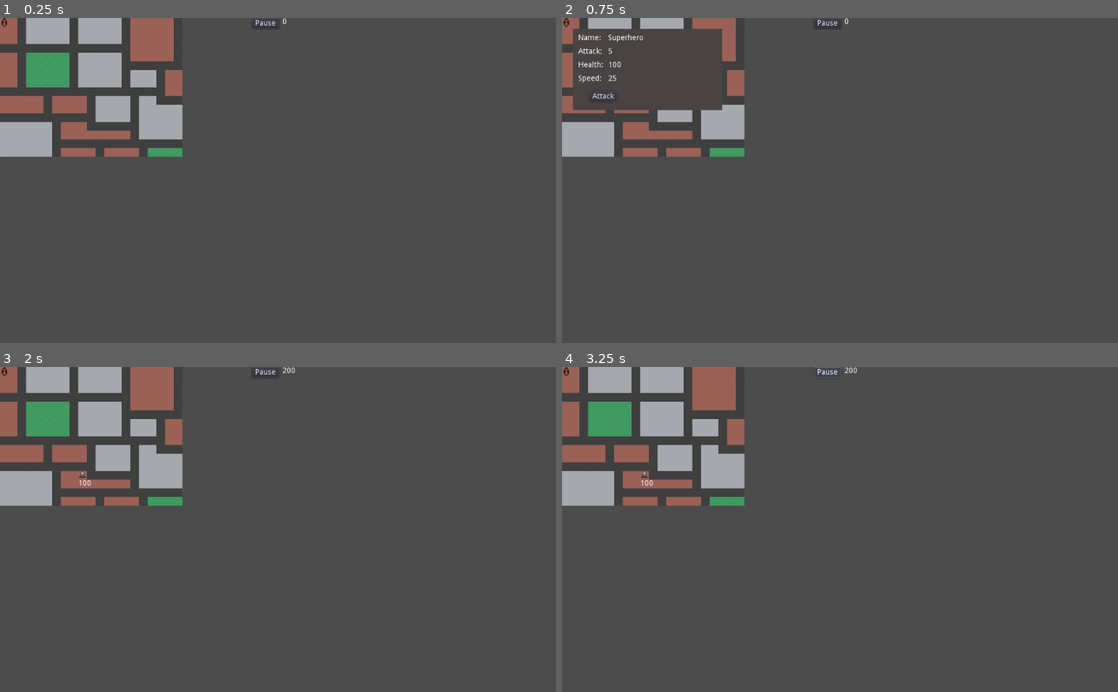
Above: before the commit, frames 1-4 (two rows, left to right).
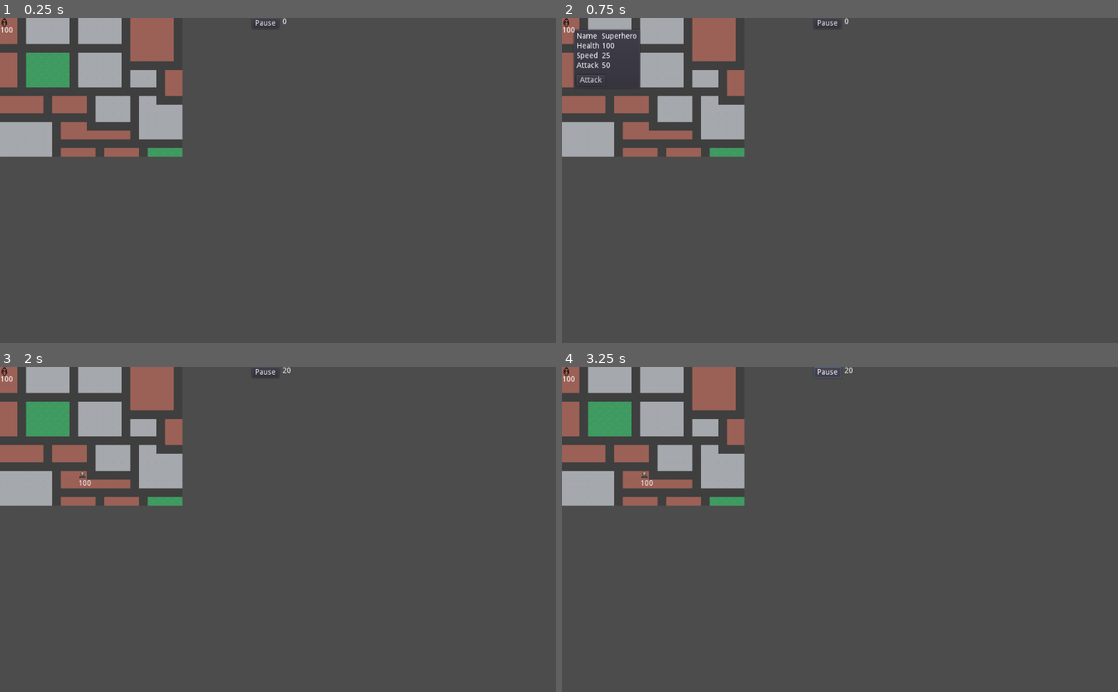
Above: after the commit, the same moments.

Repository: rachd/superhero-dispatcher
Game: Godot game, scene res://Main.tscn
Same seed, same stepped clock (60 frames per second), same inputs: the game is played once before the commit and once after it.
Inputs (mouse positions are in pixels of both pictures, inside the frame that each line leads up to):
- Up to frame 1 (0.25 s): no input
- Up to frame 2 (0.75 s): tap Enter at 0.5 s; move the mouse to (567, 21) at 0.52 s; click (567, 21) at 0.67 s
- Up to frame 3 (2 s): click "Attack" at 1.25 s
- Up to frame 4 (3.25 s): click "Pause" at 2 s; click "Play" at 2.75 s

The runs differ from the first frame. In frame 1, less than 0.1% of the frame differs, in the area x 0-3%, y 2-5%; in frame 2, 3.7%, in the area x 0-29%, y 2-29%; in frame 3, less than 0.1%; in frame 4, less than 0.1%.

Commit message:
add combat

Diff:
--- a/Hero.gd
+++ b/Hero.gd
@@ -1,13 +1,17 @@
 extends KinematicBody2D
 
+var speed = 25
+var attack = 50
+var health = 100
+
 var direction : Vector2 = Vector2.ZERO
-var speed = 25
 var target_position: Vector2
-
-var info_panel_scene = preload("res://HeroPanel.tscn")
-var info_panel
+var target_villain = null
+var attack_in_progress = false
+var current_health = health
 
 signal hero_selected(hero)
+signal hero_dead(hero, villain)
 
 func pause(isPaused):
 	if isPaused:
@@ -16,36 +20,62 @@
 		speed = 25
 
 func on_click():
-	info_panel = info_panel_scene.instance()
+	var info_panel = $HeroPanel
 	var panel_size = info_panel.get_size()
 	if position.x < panel_size.x:
-		info_panel.position.x = 20
+		info_panel.rect_position.x = 20
 	else:
-		info_panel.position.x = position.x - 50
+		info_panel.rect_position.x = position.x - 50
 	if position.y < panel_size.y:
-		info_panel.position.y = 20
+		info_panel.rect_position.y = 20
 	else:
-		info_panel.position.y = position.y - 160
+		info_panel.rect_position.y = position.y - 160
 	info_panel.set_speed(speed)
-	info_panel.set_health(100)
-	info_panel.set_attack(5)
+	info_panel.set_health(health)
+	info_panel.set_attack(attack)
 	info_panel.set_name("Superhero")
-	add_child(info_panel)
+	info_panel.visible = true
 
 func close_info_panel():
-	remove_child(info_panel)
+	$HeroPanel.visible = false
 
 func on_attack_button_pressed():
-	print("clicked")
 	close_info_panel()
 	emit_signal("hero_selected", self)
 
 func _ready():
 	target_position = position
+	$Label.text = str(current_health)
 	self.connect("hero_selected", get_node("/root/Main"), "_on_Hero_clicked")
+	self.connect("hero_dead", get_node("/root/Main"), "_on_Hero_dead")
+
+func start_attack():
+	attack_in_progress = true
+	target_villain.start_attack(self)
+	$AttackTimer.start()
+
+func stop_attack():
+	attack_in_progress = false
+	$AttackTimer.stop()
+	target_villain = null
+
+func _on_AttackTimer_timeout():
+	target_villain.take_damage(attack)
+
+func take_damage(damage):
+	current_health -= damage
+	$Label.text = str(current_health)
+	if (current_health <= 0):
+		die()
+
+func die():
+	$AttackTimer.stop()
+	emit_signal("hero_dead", self, target_villain)
 
 func move_to_Villain(villain):
+	$AttackTimer.stop()
 	var relative_position = villain.position - position
+	target_villain = villain
 	if relative_position.length() <= 4:
 		direction = Vector2.ZERO
 		target_position = position
@@ -53,8 +83,17 @@
 		direction = relative_position.normalized()
 		target_position = villain.position
 
+func check_if_attack():
+	if !attack_in_progress:
+		var overlaps = $Area2D.get_overlapping_areas()
+		for overlap in overlaps:
+			if overlap.get_parent() == target_villain:
+				start_attack()
+
 func _physics_process(delta):
 	var relative_position = target_position - position
 	if relative_position.length() > 4:
 		var movement = direction * speed * delta
 		move_and_collide(movement)
+	else:
+		check_if_attack()
--- a/Hero.tscn
+++ b/Hero.tscn
@@ -1,8 +1,9 @@
-[gd_scene load_steps=5 format=2]
+[gd_scene load_steps=6 format=2]
 
 [ext_resource path="res://Hero.gd" type="Script" id=1]
 [ext_resource path="res://assets/superhero.png" type="Texture" id=2]
 [ext_resource path="res://ClickHandler.gd" type="Script" id=3]
+[ext_resource path="res://HeroPanel.tscn" type="PackedScene" id=4]
 
 [sub_resource type="RectangleShape2D" id=1]
 extents = Vector2( 8, 8 )
@@ -25,3 +26,13 @@
 [node name="CollisionShape2D2" type="CollisionShape2D" parent="Area2D"]
 position = Vector2( 8, 8 )
 shape = SubResource( 1 )
+
+[node name="HeroPanel" parent="." instance=ExtResource( 4 )]
+
+[node name="AttackTimer" type="Timer" parent="."]
+
+[node name="Label" type="Label" parent="."]
+margin_top = 16.0
+margin_right = 40.0
+margin_bottom = 30.0
+[connection signal="timeout" from="AttackTimer" to="." method="_on_AttackTimer_timeout"]
--- a/HeroPanel.tscn
+++ b/HeroPanel.tscn
@@ -2,70 +2,80 @@
 
 [ext_resource path="res://InfoPanel.gd" type="Script" id=1]
 
-[node name="Node2D" type="Node2D"]
+[node name="HeroPanel" type="PanelContainer"]
+margin_right = 20.0
+margin_bottom = 20.0
 script = ExtResource( 1 )
 
-[node name="ColorRect" type="ColorRect" parent="."]
-margin_right = 275.0
-margin_bottom = 150.0
-color = Color( 0.294118, 0.266667, 0.266667, 1 )
-
-[node name="NameLabel" type="Label" parent="."]
-margin_left = 10.0
-margin_top = 10.0
-margin_right = 60.0
-margin_bottom = 30.0
-text = "Name:"
-
-[node name="AttackLabel" type="Label" parent="."]
-margin_left = 10.0
-margin_top = 35.0
-margin_right = 60.0
-margin_bottom = 55.0
-text = "Attack:"
-
-[node name="HealthLabel" type="Label" parent="."]
-margin_left = 10.0
-margin_top = 60.0
-margin_right = 60.0
-margin_bottom = 80.0
-text = "Health:"
-
-[node name="SpeedLabel" type="Label" parent="."]
-margin_left = 10.0
-margin_top = 85.0
-margin_right = 60.0
-margin_bottom = 105.0
-text = "Speed:"
-
-[node name="NameValue" type="Label" parent="."]
-margin_left = 65.0
-margin_top = 10.0
-margin_right = 265.0
-margin_bottom = 30.0
-
-[node name="AttackValue" type="Label" parent="."]
-margin_left = 65.0
-margin_top = 35.0
-margin_right = 265.0
-margin_bottom = 55.0
-
-[node name="HealthValue" type="Label" parent="."]
-margin_left = 65.0
-margin_top = 60.0
-margin_right = 265.0
-margin_bottom = 80.0
-
-[node name="SpeedValue" type="Label" parent="."]
-margin_left = 65.0
-margin_top = 85.0
-margin_right = 265.0
+[node name="MarginContainer" type="MarginContainer" parent="."]
+margin_left = 7.0
+margin_top = 7.0
+margin_right = 59.0
 margin_bottom = 105.0
 
-[node name="AttackButton" type="Button" parent="."]
-margin_left = 30.0
-margin_top = 115.0
-margin_right = 82.0
-margin_bottom = 135.0
+[node name="VBoxContainer" type="VBoxContainer" parent="MarginContainer"]
+margin_right = 52.0
+margin_bottom = 98.0
+custom_constants/separation = 10
+
+[node name="GridContainer" type="GridContainer" parent="MarginContainer/VBoxContainer"]
+margin_right = 52.0
+margin_bottom = 68.0
+columns = 2
+
+[node name="NameLabel" type="Label" parent="MarginContainer/VBoxContainer/GridContainer"]
+margin_right = 42.0
+margin_bottom = 14.0
+text = "Name"
+
+[node name="NameValue" type="Label" parent="MarginContainer/VBoxContainer/GridContainer"]
+margin_left = 46.0
+margin_right = 46.0
+margin_bottom = 14.0
+
+[node name="HealthLabel" type="Label" parent="MarginContainer/VBoxContainer/GridContainer"]
+margin_top = 18.0
+margin_right = 42.0
+margin_bottom = 32.0
+text = "Health"
+
+[node name="HealthValue" type="Label" parent="MarginContainer/VBoxContainer/GridContainer"]
+margin_left = 46.0
+margin_top = 18.0
+margin_right = 46.0
+margin_bottom = 32.0
+
+[node name="SpeedLabel" type="Label" parent="MarginContainer/VBoxContainer/GridContainer"]
+margin_top = 36.0
+margin_right = 42.0
+margin_bottom = 50.0
+text = "Speed"
+
+[node name="SpeedValue" type="Label" parent="MarginContainer/VBoxContainer/GridContainer"]
+margin_left = 46.0
+margin_top = 36.0
+margin_right = 46.0
+margin_bottom = 50.0
+
+[node name="AttackLabel" type="Label" parent="MarginContainer/VBoxContainer/GridContainer"]
+margin_top = 54.0
+margin_right = 42.0
+margin_bottom = 68.0
 text = "Attack"
-[connection signal="pressed" from="AttackButton" to="." method="_on_AttackButton_pressed"]
+
+[node name="AttackValue" type="Label" parent="MarginContainer/VBoxContainer/GridContainer"]
+margin_left = 46.0
+margin_top = 54.0
+margin_right = 46.0
+margin_bottom = 68.0
+
+[node name="HBoxContainer" type="HBoxContainer" parent="MarginContainer/VBoxContainer"]
+margin_top = 78.0
+margin_right = 52.0
+margin_bottom = 98.0
+
+[node name="AttackButton" type="Button" parent="MarginContainer/VBoxContainer/HBoxContainer"]
+margin_right = 52.0
+margin_bottom = 20.0
+text = "Attack"
+[connection signal="pressed" from="MarginContainer/VBoxContainer/HBoxContainer/AttackButton" to="." method="_on_AttackButton_pressed"]
--- a/InfoPanel.gd
+++ b/InfoPanel.gd
@@ -1,26 +1,28 @@
-extends Node2D
+extends PanelContainer
 
 func set_name(name):
-	$NameValue.text = name
+	$MarginContainer/VBoxContainer/GridContainer/NameValue.text = name
 
 func set_attack(attack):
-	$AttackValue.text = str(attack)
+	$MarginContainer/VBoxContainer/GridContainer/AttackValue.text = str(attack)
 
 func set_health(health):
-	$HealthValue.text = str(health)
+	$MarginContainer/VBoxContainer/GridContainer/HealthValue.text = str(health)
 
 func set_speed(speed):
-	$SpeedValue.text = str(speed)
+	$MarginContainer/VBoxContainer/GridContainer/SpeedValue.text = str(speed)
 
 func get_size():
-	return $ColorRect.get_rect().size
+	return rect_size
 
 func _input(event):
 	if event is InputEventMouseButton and event.button_index == BUTTON_LEFT and event.pressed:
 		var click_position = event.position
-		var panel_size = $ColorRect.get_rect().size
-		if not (click_position.x >= position.x and click_position.x <= (position.x + panel_size.x) and click_position.y >= position.y and click_position.y <= (position.y + panel_size.y)):
+		if not (click_position.x >= rect_position.x and click_position.x <= (rect_position.x + rect_size.x) and click_position.y >= rect_position.y and click_position.y <= (rect_position.y + rect_size.y)):
 			get_parent().close_info_panel()
 
 func _on_AttackButton_pressed():
 	get_parent().on_attack_button_pressed()
+
+func _ready():
+	hide()
--- a/Main.gd
+++ b/Main.gd
@@ -23,3 +23,11 @@
 	if selected_hero:
 		selected_hero.move_to_Villain(villain)
 		selected_hero = null
+
+func _on_Villain_dead(villain, hero):
+	hero.stop_attack()
+	villain.queue_free()
+
+func _on_Hero_dead(hero, villain):
+	villain.stop_attack()
+	hero.queue_free()
--- a/Villain.gd
+++ b/Villain.gd
@@ -1,23 +1,34 @@
 extends Node2D
 
-export var damage = 100
+export var damage = 10
 export var max_health = 100
 
 var current_health = max_health
+var engaged_hero = null
 
 signal do_damage(damage)
 signal villain_selected(villain)
+signal villain_dead(villain)
 
 func do_damage():
-	var position = self.position
-	var tilemap = get_node("/root/Main/TownTileMap")
-	var cell_coord = tilemap.world_to_map(position)
-	var cell_type_id = tilemap.get_cellv(cell_coord)
-	emit_signal("do_damage", damage, cell_type_id)
+	if (engaged_hero):
+		engaged_hero.take_damage(damage)
+	else:
+		var position = self.position
+		var tilemap = get_node("/root/Main/TownTileMap")
+		var cell_coord = tilemap.world_to_map(position)
+		var cell_type_id = tilemap.get_cellv(cell_coord)
+		emit_signal("do_damage", damage, cell_type_id)
 
 func take_damage(damage):
 	current_health -= damage
-	$Label.text = current_health
+	$Label.text = str(current_health)
+	if (current_health <= 0):
+		die()
+
+func die():
+	emit_signal("villain_dead", self, engaged_hero)
+	$DamageTimer.stop()
 
 func _on_DamageTimer_timeout():
 	do_damage()
@@ -28,7 +39,14 @@
 func on_click():
 	emit_signal("villain_selected", self)
 
+func start_attack(hero):
+	engaged_hero = hero
+
+func stop_attack():
+	engaged_hero = null
+
 func spawn():
 	self.connect("do_damage", get_node("/root/Main"), "_on_Villain_do_damage")
 	self.connect("villain_selected", get_node("/root/Main"), "_on_Villain_clicked")
+	self.connect("villain_dead", get_node("/root/Main"), "_on_Villain_dead")
 	$DamageTimer.start()
--- a/Villain.tscn
+++ b/Villain.tscn
@@ -17,10 +17,6 @@
 
 [node name="DamageTimer" type="Timer" parent="."]
 
-[node name="CollisionShape2D" type="CollisionShape2D" parent="."]
-position = Vector2( 8, 8 )
-shape = SubResource( 1 )
-
 [node name="Label" type="Label" parent="."]
 margin_top = 16.0
 margin_right = 24.0
@@ -31,6 +27,7 @@
 }
 
 [node name="Area2D" type="Area2D" parent="."]
+monitoring = false
 script = ExtResource( 3 )
 
 [node name="CollisionShape2D2" type="CollisionShape2D" parent="Area2D"]
--- a/VillainSpawner.gd
+++ b/VillainSpawner.gd
@@ -4,7 +4,7 @@
 
 const cell_size = 16
 
-export var max_villains = 50
+export var max_villains = 5
 var spawn_area : Rect2 = Rect2(0, 0, 256, 240)
 var villain_count = 0
 var villain_scene = preload("res://Villain.tscn")
